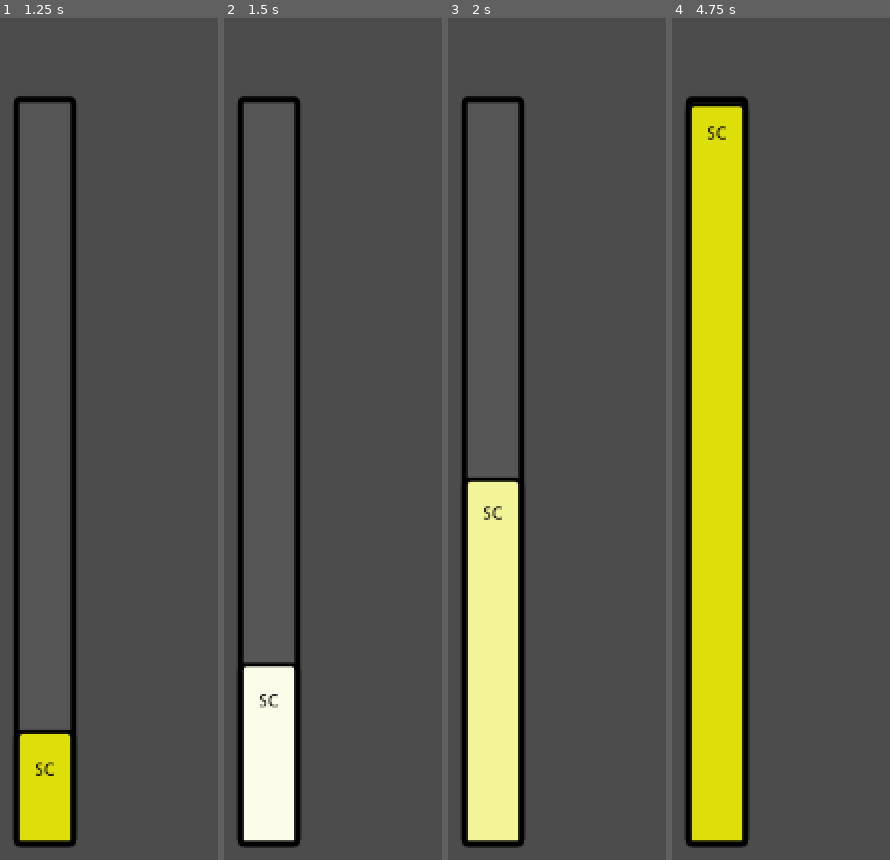
Above: before the commit, frames 1-4 (left to right).
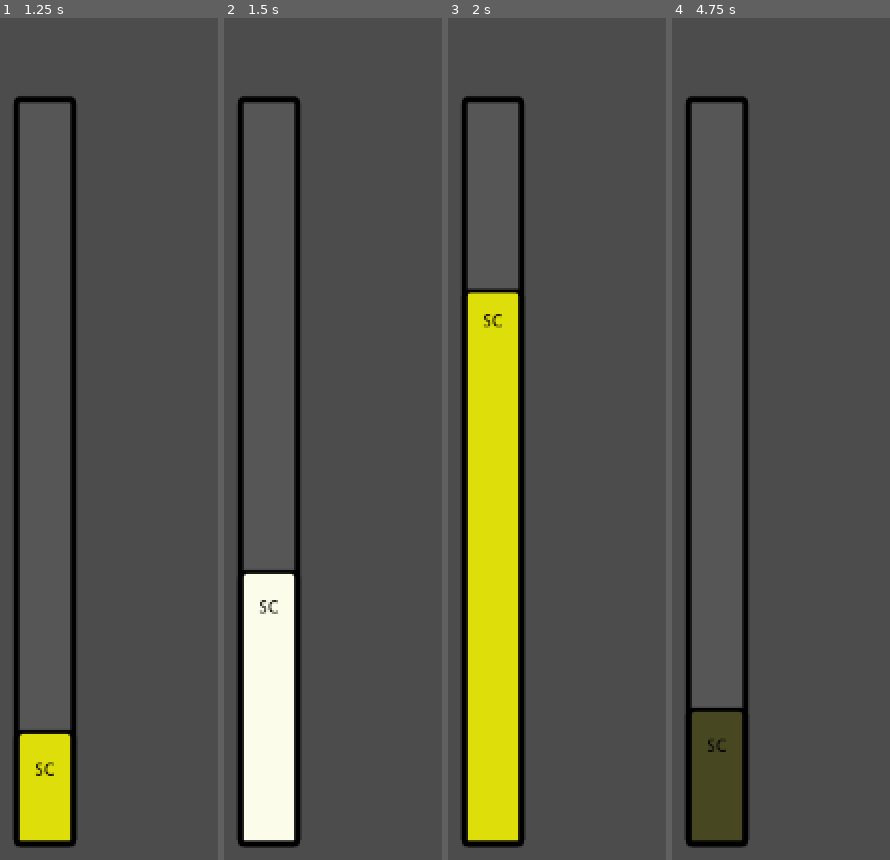
Above: after the commit, the same moments.

Repository: Anatolij-Grigorjev/MopedRebelGO
Game: Godot game, scene res://gui/street_cred_progress_bar.tscn
Same seed, same stepped clock (60 frames per second), same inputs: the game is played once before the commit and once after it. This scene is started directly instead of the project's main scene.
Inputs:
- Up to frame 1 (1.25 s): tap Enter at 0.5 s; hold W (swerve_up) from 0.53 s (still down)
- Up to frame 2 (1.5 s): tap Space (debug1, bound only after the commit) at 1.25 s; release W (swerve_up) at 1.28 s; hold S (swerve_down) from 1.28 s (still down)
- Up to frame 3 (2 s): keep holding S (swerve_down)
- Up to frame 4 (4.75 s): release S (swerve_down) at 2.03 s; hold W (swerve_up) 2.03-3.53 s; tap Enter at 3.5 s; hold S (swerve_down) from 3.53 s (still down); tap Space (debug1, bound only after the commit) at 4.15 s

Frame 1 is identical in both runs. In frame 2, 2.8% of the frame differs, in the area x 8-34%, y 65-82%; in frame 3, 16%; in frame 4, 21%, in the area x 8-34%, y 9-98%.
Error in both runs: Invalid get index '-1' (on base: 'Array'). (res://utils/logger.gd:103)

Commit message:
fix sc level progress bar bugs

Diff:
--- a/game/gui/level_up_text.tscn
+++ b/game/gui/level_up_text.tscn
@@ -58,7 +58,7 @@
 } ]
 }
 
-[node name="LevelUpText" type="Node2D"]
+[node name="LevelUpText" type="Control"]
 
 [node name="LevelText" type="Label" parent="."]
 margin_right = 100.0
--- a/game/gui/street_cred_progress_bar.gd
+++ b/game/gui/street_cred_progress_bar.gd
@@ -15,6 +15,7 @@
 
 
 onready var State : GameState = get_node("/root/G")
+onready var Utils : Helpers = get_node("/root/F")
 onready var LOG: Logger = Logger.new(self)
 onready var sc_label : Label = $SCLabel
 onready var tween : Tween = $BarGrower
@@ -24,15 +25,18 @@
 var _progress_value_nodepath : NodePath = NodePath(":value")
 onready var _bar_custom_fg_handle : StyleBoxFlat = get("custom_styles/fg")
 onready var _original_bar_color: Color = _bar_custom_fg_handle.bg_color
+onready var _label_size : Vector2 = sc_label.rect_size
 
 
 func _process(delta: float) -> void:
-	if (Input.is_key_pressed(KEY_SPACE)):
-		var new_value : float = randf() * max_value
+	if (Input.is_action_just_pressed("debug1")):
+		var new_value : float = min_value + randf() * (max_value - min_value)
+		LOG.debug("set new bar value {}", [new_value])
 		grow_progress_local(new_value)
-	if (Input.is_key_pressed(KEY_K)):
+	if (Input.is_action_just_pressed("debug2")):
 		var new_text : String = C.MR_STREET_CRED_LEVELS[randi() % 6].name
-		var new_value := max_value + randf() * max_value
+		var new_value : int = max_value + randf() * max_value
+		LOG.debug("set new bar value {}", [new_value])
 		grow_progress_next_level(new_value, max_value, max_value * 2, new_text)
 
 
@@ -54,6 +58,7 @@
 	self.min_value = min_value
 	self.max_value = max_value
 	self.value = curr_value
+	LOG.debug("Set bar [{};{}] with value {}/{}", [min_value, max_value, value, max_value])
 
 
 func _on_tween_step(source: Object, prop_path: NodePath, elapsed: float, value: Object) -> void:
@@ -68,10 +73,16 @@
 progress bar height
 """
 func _get_label_position_current_progress() -> Vector2:
-	var label_size := sc_label.rect_size
-	var fullness_coef : float = value / max_value
+	var fullness_coef : float = (value - min_value) / (max_value - min_value)
 	var bar_top_pos : float = rect_size.x * fullness_coef
-	var new_label_height :float = bar_top_pos - label_size.x
+	var new_label_height :float = bar_top_pos - _label_size.x
+	LOG.debug("value: {}/{}, fullness: {}, bar top: {}, label_pos: {}", [
+			value,
+			max_value,
+			fullness_coef,
+			bar_top_pos,
+			new_label_height
+	])
 	if (new_label_height <= 0):
 		return Vector2.ZERO
 	else:
@@ -120,14 +131,16 @@
 	#grow current progress to end
 	grow_progress_local(prev_progress_max)
 	#create a happy label thing
-	var level_up_node : Node2D = LevelUpText.instance()
-	level_up_node.get_node("LevelText").text = level_up_text
-	level_up_node.global_position = self.rect_position
+	var level_up_node : Control = LevelUpText.instance()
+	var level_up_node_label_node : Label = level_up_node.get_node("LevelText")
+	level_up_node_label_node.text = level_up_text
+	level_up_node.rect_rotation = 90
+	level_up_node.rect_position = rect_size + Vector2(level_up_node_label_node.rect_size.y, 0)
 	add_child(level_up_node)
 	#change current bar
 	_set_current_progress_ranges(prev_progress_max, new_min, new_max)
 	#do rest of growth
-	grow_progress_local(new_progress - prev_progress_max)
+	grow_progress_local(new_progress)
 
 
 func _prepare_and_start_tween(new_progress: int) -> void:
--- a/game/gui/street_cred_progress_bar.tscn
+++ b/game/gui/street_cred_progress_bar.tscn
@@ -72,13 +72,15 @@
 rect_pivot_offset = Vector2( 300, 25 )
 custom_styles/fg = SubResource( 1 )
 custom_styles/bg = SubResource( 2 )
-value = 15.0
+min_value = 1000.0
+max_value = 2000.0
+value = 1144.0
 percent_visible = false
 script = ExtResource( 1 )
 
 [node name="SCLabel" type="Label" parent="."]
-margin_left = 40.0
-margin_right = 90.0
+margin_left = 293.0
+margin_right = 343.0
 margin_bottom = 50.0
 rect_rotation = 90.0
 rect_pivot_offset = Vector2( 25, 25 )
--- a/game/project.godot
+++ b/game/project.godot
@@ -135,6 +135,16 @@
 "events": [ Object(InputEventKey,"resource_local_to_scene":false,"resource_name":"","device":0,"alt":false,"shift":false,"control":false,"meta":false,"command":false,"pressed":false,"scancode":65,"unicode":0,"echo":false,"script":null)
  ]
 }
+debug1={
+"deadzone": 0.5,
+"events": [ Object(InputEventKey,"resource_local_to_scene":false,"resource_name":"","device":0,"alt":false,"shift":false,"control":false,"meta":false,"command":false,"pressed":false,"scancode":32,"unicode":0,"echo":false,"script":null)
+ ]
+}
+debug2={
+"deadzone": 0.5,
+"events": [ Object(InputEventKey,"resource_local_to_scene":false,"resource_name":"","device":0,"alt":false,"shift":false,"control":false,"meta":false,"command":false,"pressed":false,"scancode":75,"unicode":0,"echo":false,"script":null)
+ ]
+}
 
 [layer_names]
 
--- a/game/utils/game_state.gd
+++ b/game/utils/game_state.gd
@@ -2,8 +2,8 @@
 class_name GameState
 
 
-var current_street_scred : int = 144
-var next_street_cred_level_idx : int = 1
+var current_street_scred : int = 1144
+var next_street_cred_level_idx : int = 2
 
 
 func _ready():
--- a/game/utils/static_constants.gd
+++ b/game/utils/static_constants.gd
@@ -16,7 +16,7 @@
 """
 Leves range from 0 to 3 for DEBUG, INFO, WARN, ERROR respectively
 """
-const GAME_LOGGING_LEVEL: int = 0
+const GAME_LOGGING_LEVEL: int = 1
 """
 Group name denoting anything in-game that acts as an obstacle on the road
 An obstacle makes moped rebel crash and lose package
--- a/game/utils/static_helpers.gd
+++ b/game/utils/static_helpers.gd
@@ -71,3 +71,15 @@
 		child.global_position = old_position
 
 	return child
+
+
+"""
+Returns a vector with coordinates swapped with respect to input vector
+So for a given passed Vector2(x,y) will return Vector2(y,x)
+Returns null for null input
+"""
+func swap_vector(input: Vector2) -> Vector2:
+	#if null or zero then return same
+	if (not input):
+		return input
+	return Vector2(input.y, input.x)
